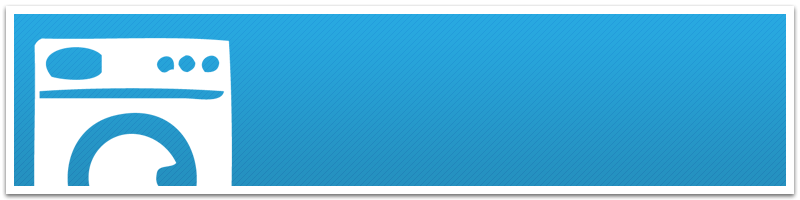
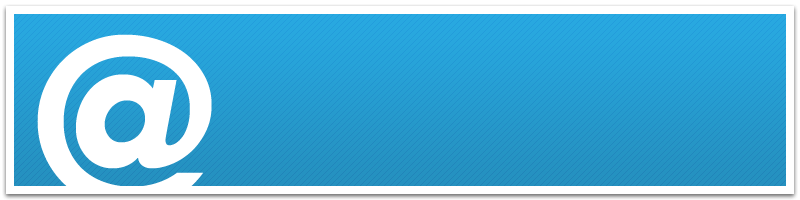
Revision of a layered (800, 200) image; what changed, layer by layer:
added layer "@ copy" above "@" over [37, 34, 212, 186]
hid "Layer 10" over [34, 38, 232, 186]
